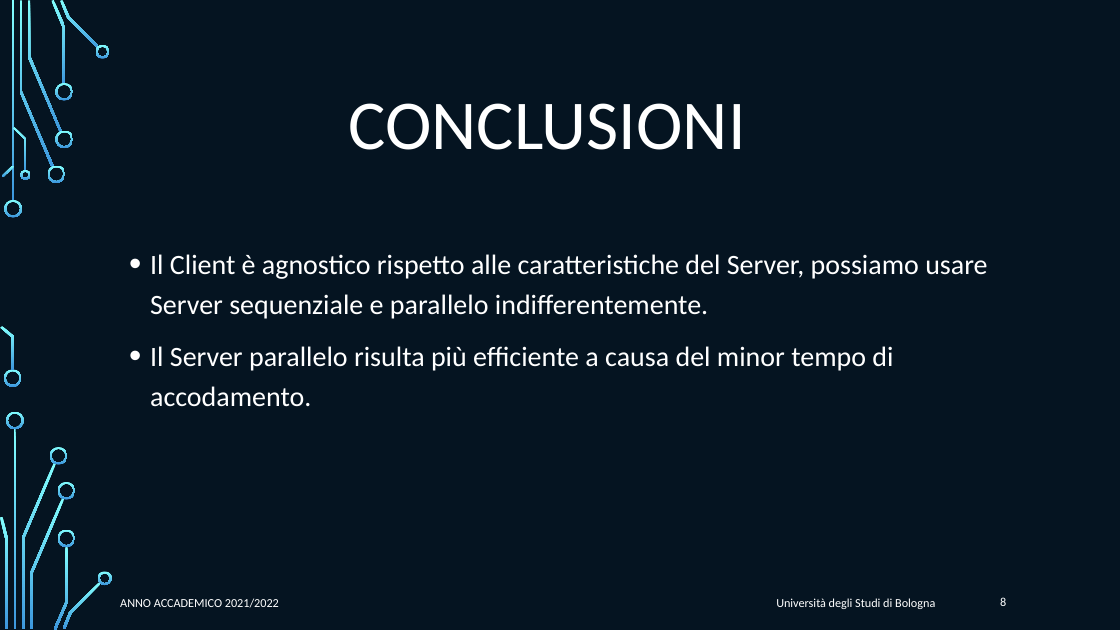
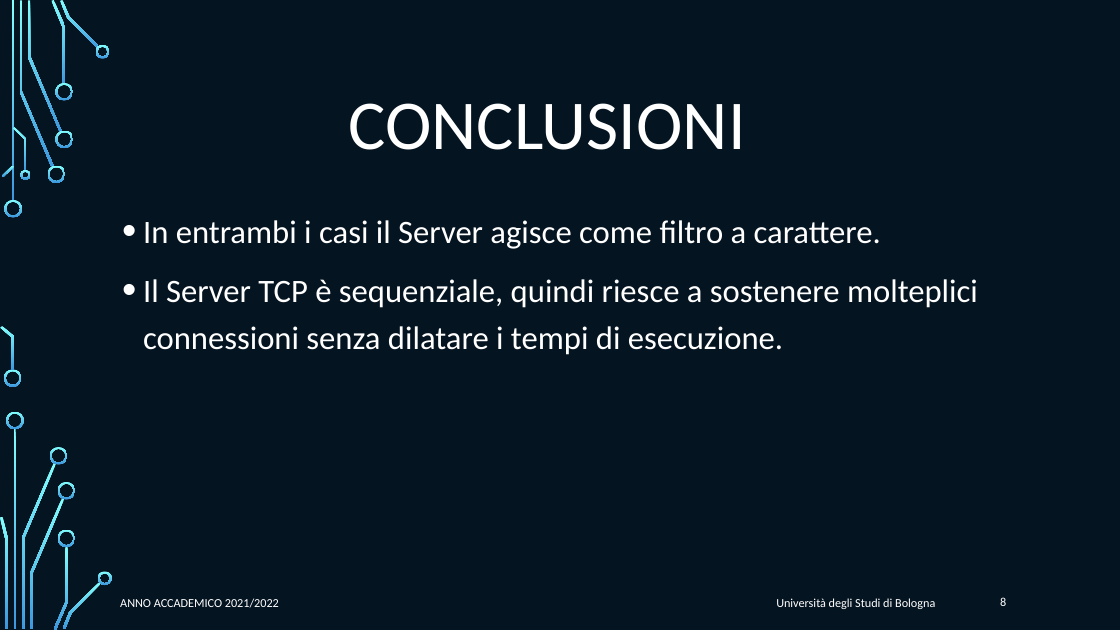
Before and after one commit to FlippaFloppa/Reti-di-Calcolatori-gruppo-Lore, a slide deck: slide 8 of Esercitazione_3/esercitazione3.pptx. Drawn at 1120x630 pixels with LibreOffice and Linux fonts; fonts in the diff are those of the drawing; background and template pictures are left out. Boxes give left, top, right and bottom in pixels: in the first picture for what was removed or moved away, otherwise in the second. Text is boxed around its words. In the diff, an @@ line names an element or a change of style, - is before the commit and + after.

Commit message:
Esercitazione 3 conclusioni
Manca forse il grafico

```diff
--- a/Esercitazione_3/esercitazione3.pptx
+++ b/Esercitazione_3/esercitazione3.pptx
@@ text at (143, 220, 978, 355): text changed; size 24 to 28 pt @@
-• Il Client è agnostico rispetto alle caratteristiche del Server, possiamo usare Server sequenziale e parallelo indifferentemente.
-• Il Server parallelo risulta più efficiente a causa del minor tempo di accodamento.
+• In entrambi i casi il Server agisce come filtro a carattere.
+• Il Server TCP è sequenziale, quindi riesce a sostenere molteplici connessioni senza dilatare i tempi di esecuzione.
```
